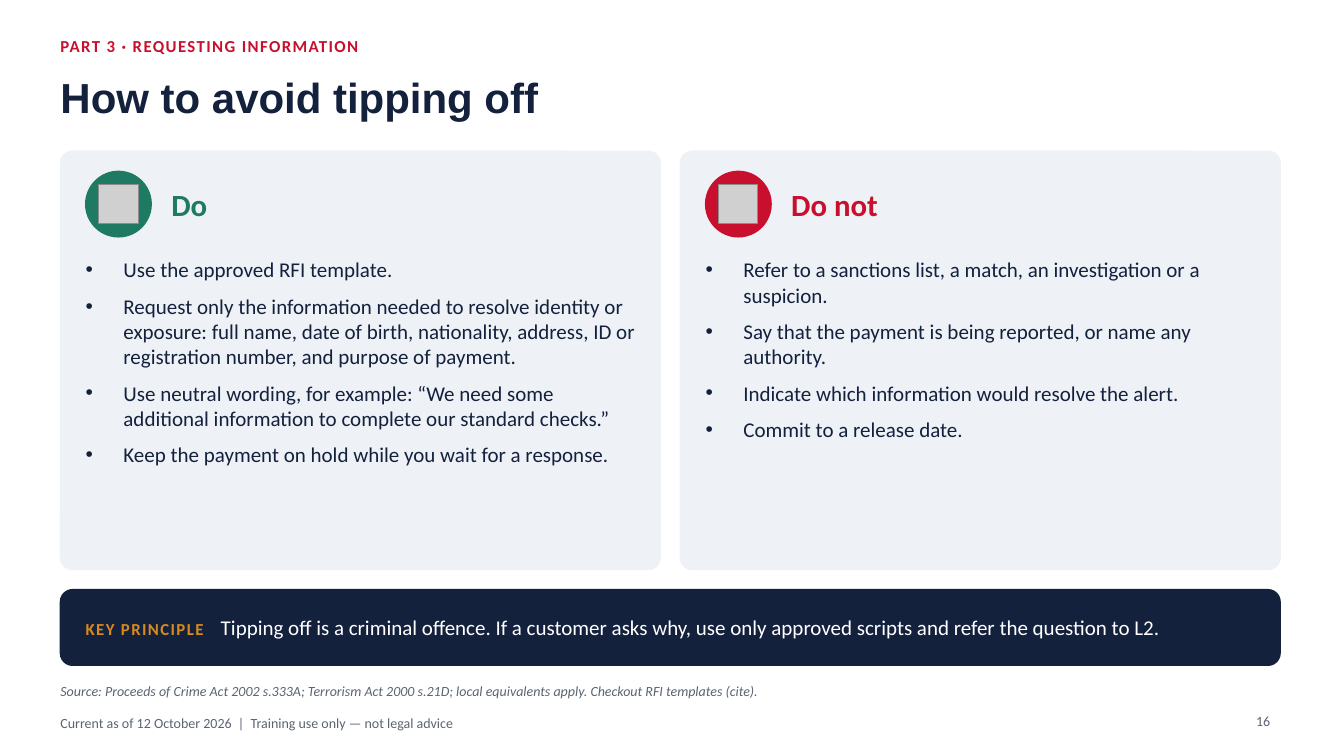
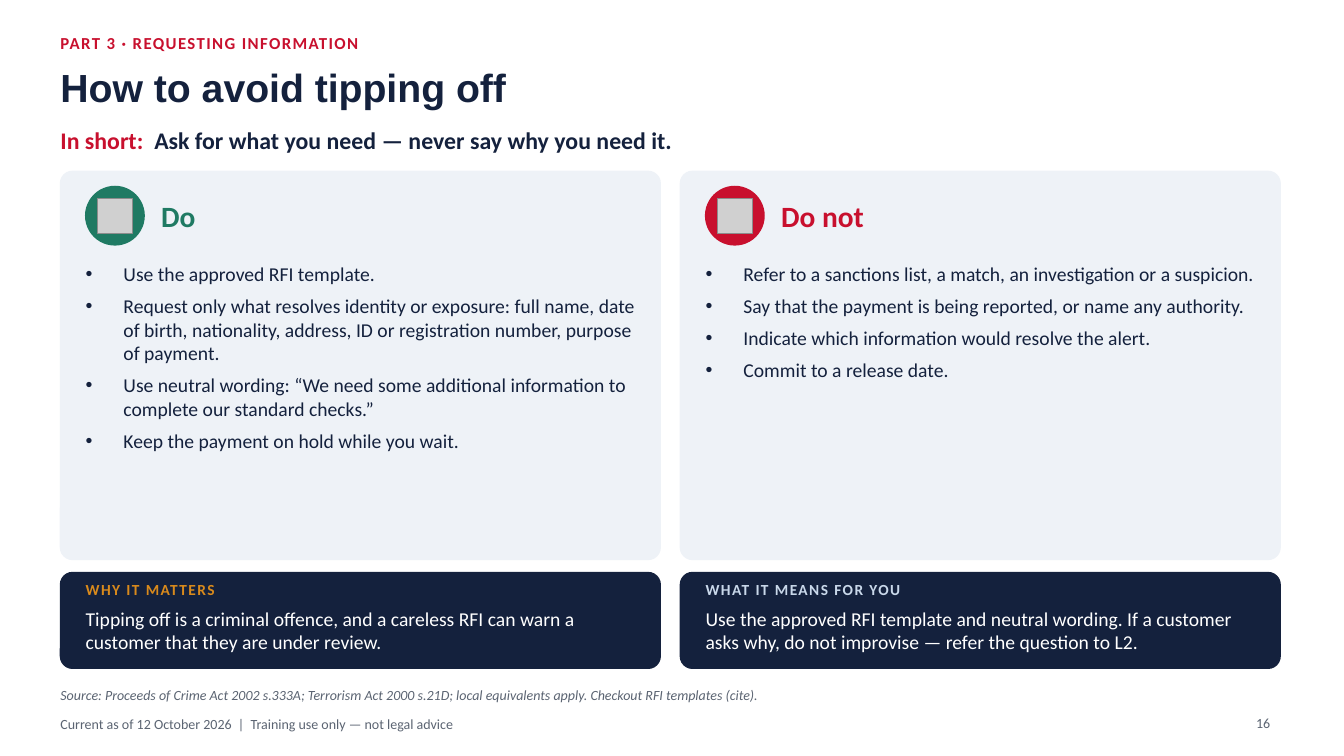
Before and after one commit to danielslonim-art/Screening, a slide deck: slide 16 of training/sanctions-in-practice-2026-10/sanctions-in-practice-analyst-edition.pptx. Drawn at 1344x756 pixels with LibreOffice and Linux fonts; fonts in the diff are those of the drawing; grey boxes stand for pictures. Boxes give left, top, right and bottom in pixels: in the first picture for what was removed or moved away, otherwise in the second. Text is boxed around its words. In the diff, an @@ line names an element or a change of style, - is before the commit and + after.

```diff
--- a/training/sanctions-in-practice-2026-10/sanctions-in-practice-analyst-edition.pptx
+++ b/training/sanctions-in-practice-2026-10/sanctions-in-practice-analyst-edition.pptx
@@ title "How to avoid tipping off": place and size @@
-title "How to avoid tipping off" at [60, 82, 538, 122]
+title "How to avoid tipping off" at [60, 73, 506, 110]
@@ title "How to avoid tipping off" at [60, 73, 506, 110]: size 30 to 28 pt @@
@@ text added at [60, 132, 671, 153], 17 pt, text #14213D, bold @@
+In short: Ask for what you need — never say why you need it.
@@ rounded rectangle: place and size @@
-rounded rectangle at [60, 151, 660, 570]
+rounded rectangle at [60, 171, 660, 560]
@@ rounded rectangle: place and size @@
-rounded rectangle at [681, 151, 1280, 570]
+rounded rectangle at [681, 171, 1280, 560]
@@ ellipse: place and size @@
-ellipse at [86, 171, 151, 237]
+ellipse at [86, 187, 144, 245]
@@ picture: place and size @@
-picture at [99, 185, 138, 224]
+picture at [98, 199, 133, 234]
@@ text "Do" at [161, 208, 195, 228]: size 22 to 21 pt @@
@@ text "Do": place and size @@
-text "Do" at [171, 196, 207, 217]
+text "Do" at [161, 208, 195, 228]
@@ ellipse: place and size @@
-ellipse at [706, 171, 771, 237]
+ellipse at [706, 187, 764, 245]
@@ picture: place and size @@
-picture at [719, 185, 758, 224]
+picture at [718, 199, 753, 234]
@@ text "Do not": place and size @@
-text "Do not" at [791, 196, 878, 217]
+text "Do not" at [781, 208, 864, 228]
@@ text "Do not" at [781, 208, 864, 228]: size 22 to 21 pt @@
@@ text at [123, 267, 375, 284]: size 15 to 14 pt in "Use the approved RFI template."; less space between paragraphs @@
@@ text "Refer to a sanctions list, ..." at [743, 267, 1254, 377]: size 15 to 14 pt; less space between paragraphs @@
@@ text at [123, 299, 635, 451]: text changed; size 15 to 14 pt @@
-• Request only the information needed to resolve identity or exposure: full name, date of birth, nationality, address, ID or registration number, and purpose of payment.
-• Use neutral wording, for example: “We need some additional information to complete our standard checks.”
-• Keep the payment on hold while you wait for a response.
+• Request only what resolves identity or exposure: full name, date of birth, nationality, address, ID or registration number, purpose of payment.
+• Use neutral wording: “We need some additional information to complete our standard checks.”
+• Keep the payment on hold while you wait.
@@ proportions changed in 3 elements at [60, 171, 660, 560], [681, 171, 1280, 560], [60, 573, 660, 668] @@
@@ rounded rectangle: place and size @@
-rounded rectangle at [60, 590, 1280, 665]
+rounded rectangle at [60, 573, 660, 668]
@@ text added at [86, 585, 139, 595], 11 pt, text #D98A1C, bold @@
+WHY IT MATTERS
@@ rounded rectangle added at [681, 573, 1280, 668], fill #14213D, outline #14213D 1 pt @@
@@ text added at [706, 585, 900, 595], 11 pt, text #C9D8EA, bold @@
+WHAT IT MEANS FOR YOU
@@ text added at [86, 612, 574, 652], 14 pt, text #FFFFFF @@
+Tipping off is a criminal offence, and a careless RFI can warn a customer that they are under review.
@@ text at [706, 612, 1231, 652]: text changed; size 15 to 14 pt @@
-KEY PRINCIPLE Tipping off is a criminal offence. If a customer asks why, use only approved scripts and refer the question to L2.
+Use the approved RFI template and neutral wording. If a customer asks why, do not improvise — refer the question to L2.
@@ text "Use the approved RFI template ..." at [706, 612, 1231, 652]: vertical alignment middle to top @@
@@ text "Source: Proceeds of Crime Act ...": place and size @@
-text "Source: Proceeds of Crime Act ..." at [60, 686, 758, 699]
+text "Source: Proceeds of Crime Act ..." at [60, 690, 758, 703]
```
Also in this commit, not shown: 23 other slides changed, 2 other files.
